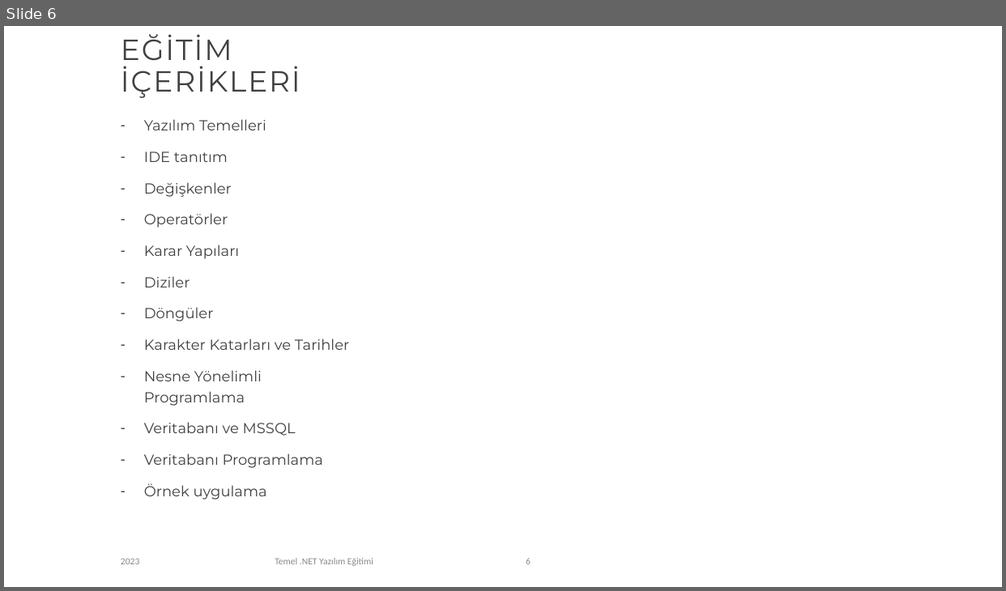
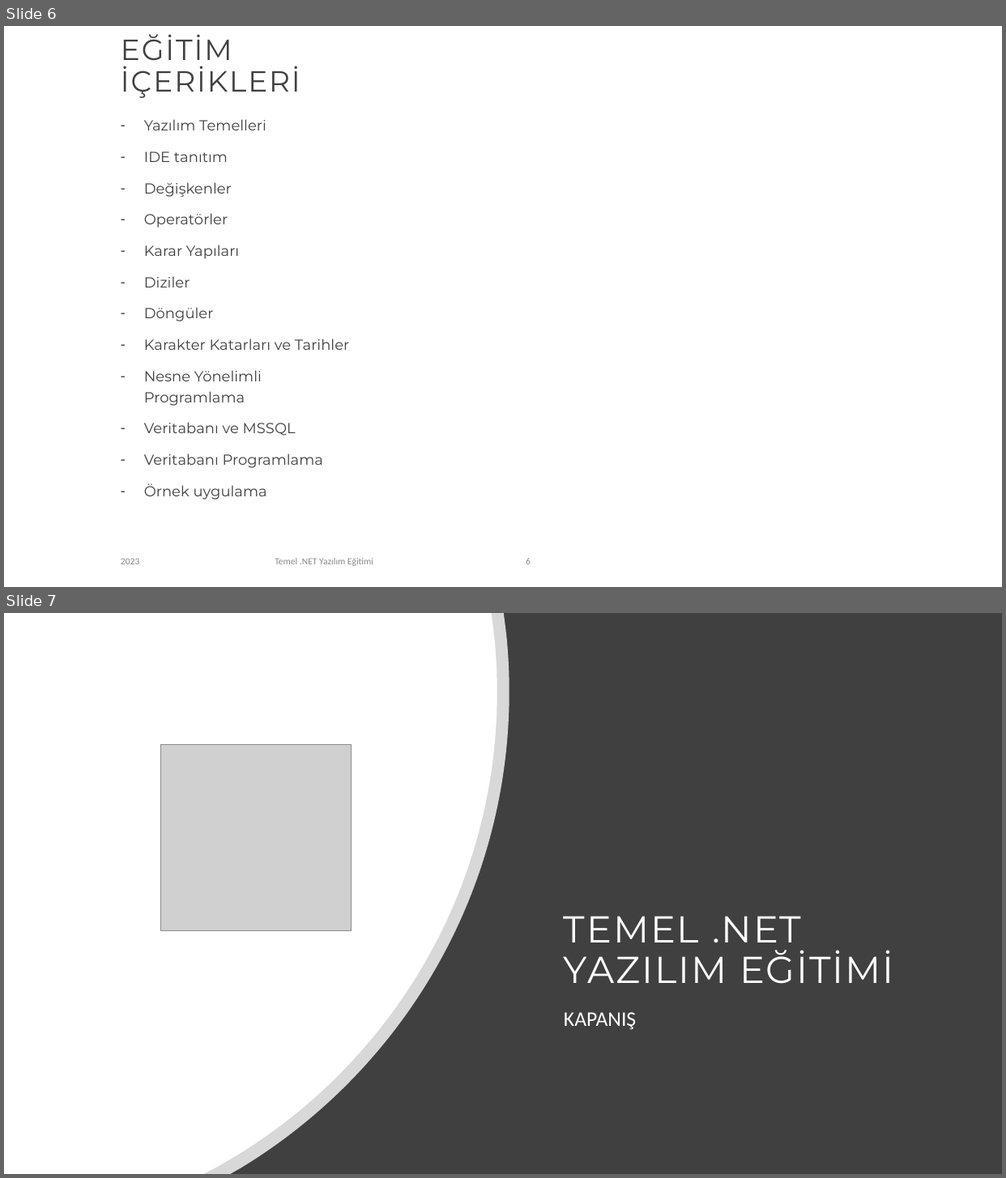
Before and after one commit to fatih-baytar/temel-net-egitim, a slide deck: EgitimTemelBilgiler/Temel .NET Eğitim Sunum.pptx. Shown one above the other, each under a label of ours: slide 6 before the commit, slides 6 and 7 after it. The pictures are 1006x591 and 1006x1178 pixels, drawn with LibreOffice and Linux fonts; fonts in the diff are those of the drawing; grey boxes stand for pictures; background and template pictures are left out. Boxes give left, top, right and bottom in pixels: in the first picture for what was removed or moved away, otherwise in the second. Text is boxed around its words. In the diff, an @@ line names an element or a change of style, - is before the commit and + after.

```diff
--- a/EgitimTemelBilgiler/Temel .NET Eğitim Sunum.pptx
+++ b/EgitimTemelBilgiler/Temel .NET Eğitim Sunum.pptx
@@ slide 7 added at [4, 613, 1002, 1174], background #FFFFFF @@
@@ rectangle added at [4, 613, 1002, 1174], fill #404040 @@
@@ freeform shape added at [4, 613, 509, 1174], fill #FFFFFF at 80% opacity @@
@@ freeform shape added at [4, 613, 497, 1174], fill #FFFFFF @@
@@ picture added at [160, 745, 351, 931] @@
@@ title added at [564, 916, 893, 984], 36 pt, text #FFFFFF @@
+TEMEL .NET YAZILIM EĞİTİMİ
@@ subtitle added at [564, 1012, 636, 1030], 20 pt, text #FFFFFF @@
+KAPANIŞ
```
Also in this commit, not shown: 39 other files.
